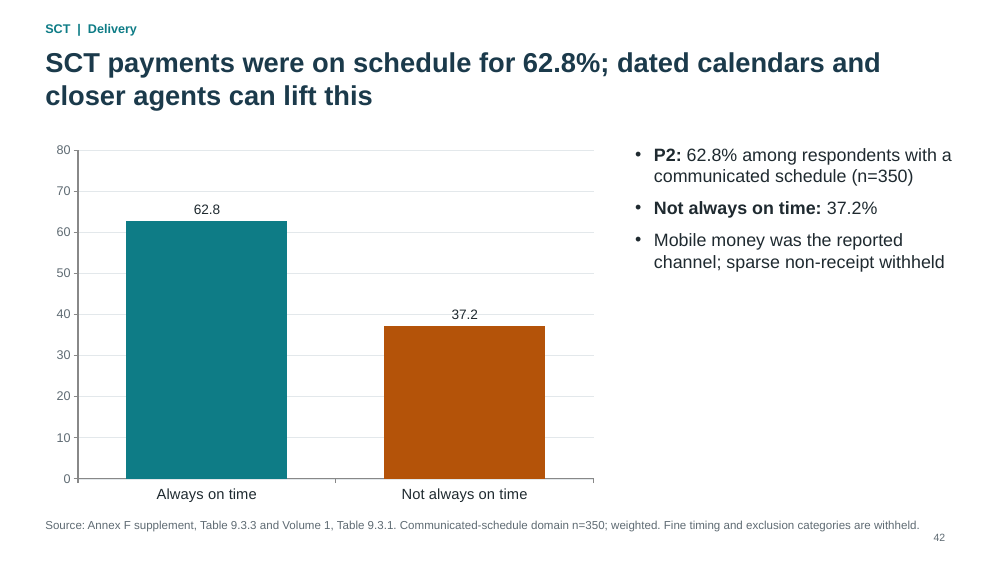
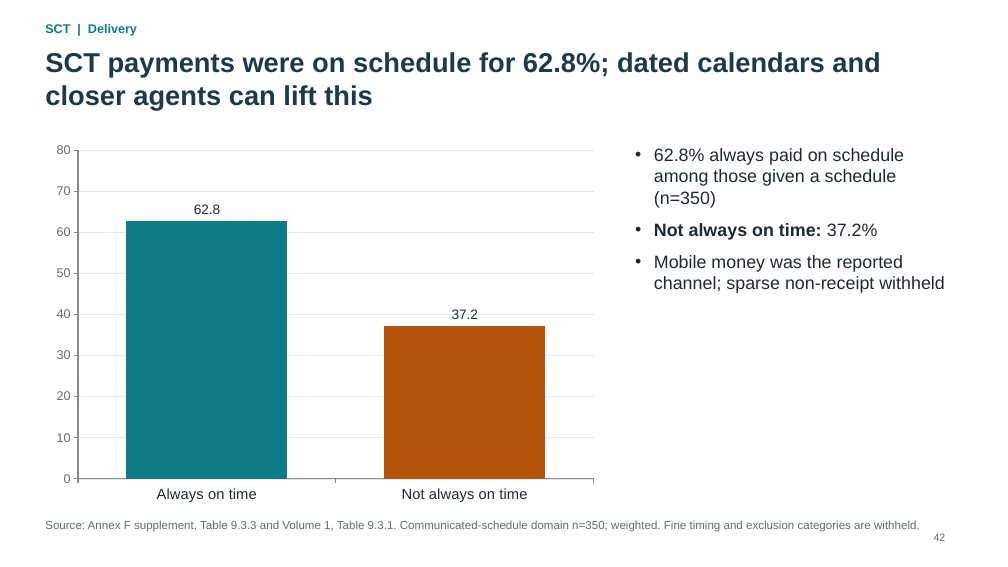
Before and after one commit to kokouekpinda/kokouekpinda, a slide deck: slide 42 of deliverables/REALISE_PMT_Presentation_v5.pptx. Drawn at 1008x567 pixels with LibreOffice and Linux fonts; fonts in the diff are those of the drawing. Boxes give left, top, right and bottom in pixels: in the first picture for what was removed or moved away, otherwise in the second. Text is boxed around its words. In the diff, an @@ line names an element or a change of style, - is before the commit and + after.

```diff
--- a/deliverables/REALISE_PMT_Presentation_v5.pptx
+++ b/deliverables/REALISE_PMT_Presentation_v5.pptx
@@ text at (654, 148, 905, 208): text changed @@
-• P2: 62.8% among respondents with a communicated schedule (n=350)
+• 62.8% always paid on schedule among those given a schedule (n=350)
```
Also in this commit, not shown: 10 other slides changed, 1 other file.
